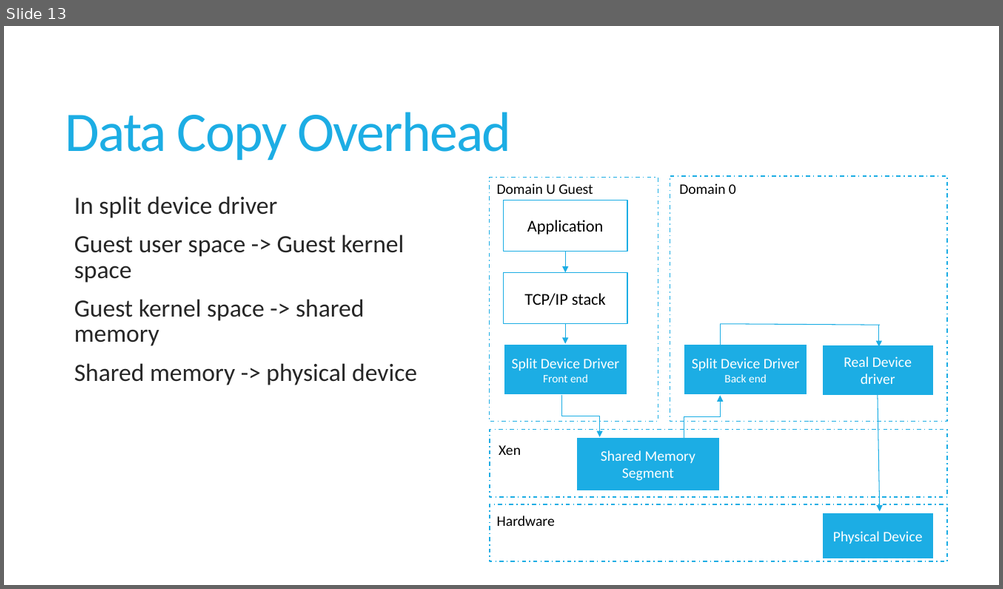
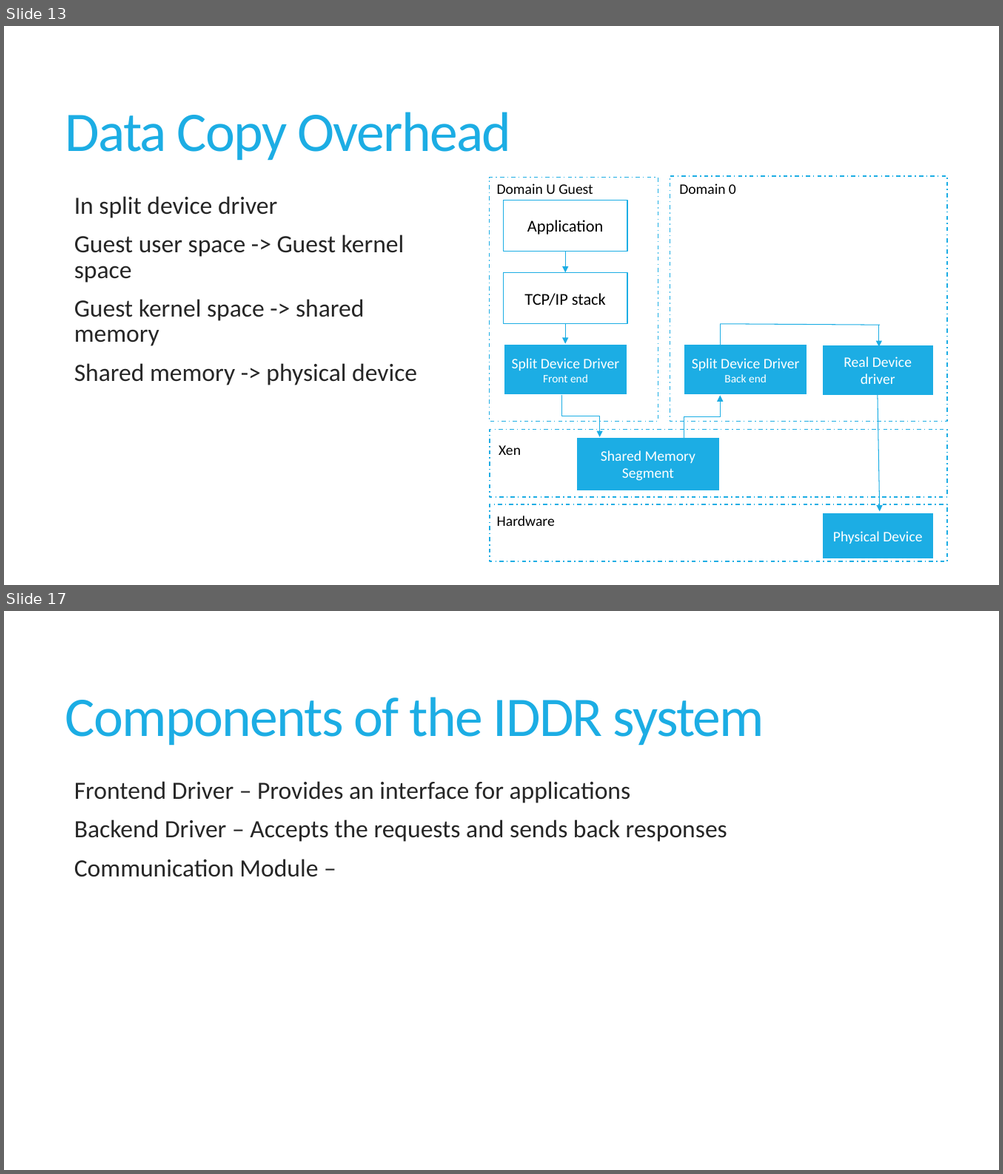
Before and after one commit to sushirol/Isolated-Driver-Domain, a slide deck: doc/presentation/IDDR.pptx. Shown one above the other, each under a label of ours: slide 13 before the commit, slides 13 and 17 after it; the slides between them are not shown. The pictures are 1003x589 and 1003x1174 pixels, drawn with LibreOffice and Linux fonts; fonts in the diff are those of the drawing. Boxes give left, top, right and bottom in pixels: in the first picture for what was removed or moved away, otherwise in the second. Text is boxed around its words. In the diff, an @@ line names an element or a change of style, - is before the commit and + after.

```diff
--- a/doc/presentation/IDDR.pptx
+++ b/doc/presentation/IDDR.pptx
@@ slide 17 added at bbox=[4, 611, 999, 1170], background #FFFFFF @@
@@ title added at bbox=[65, 697, 764, 746], 54 pt, text #1CADE4 @@
+Components of the IDDR system
@@ text added at bbox=[74, 781, 727, 877], 24 pt, text #262626 @@
+  Frontend Driver – Provides an interface for applications
+  Backend Driver – Accepts the requests and sends back responses
+  Communication Module –
```
Also in this commit, not shown: 2 slides changed, 16 other slides added.
